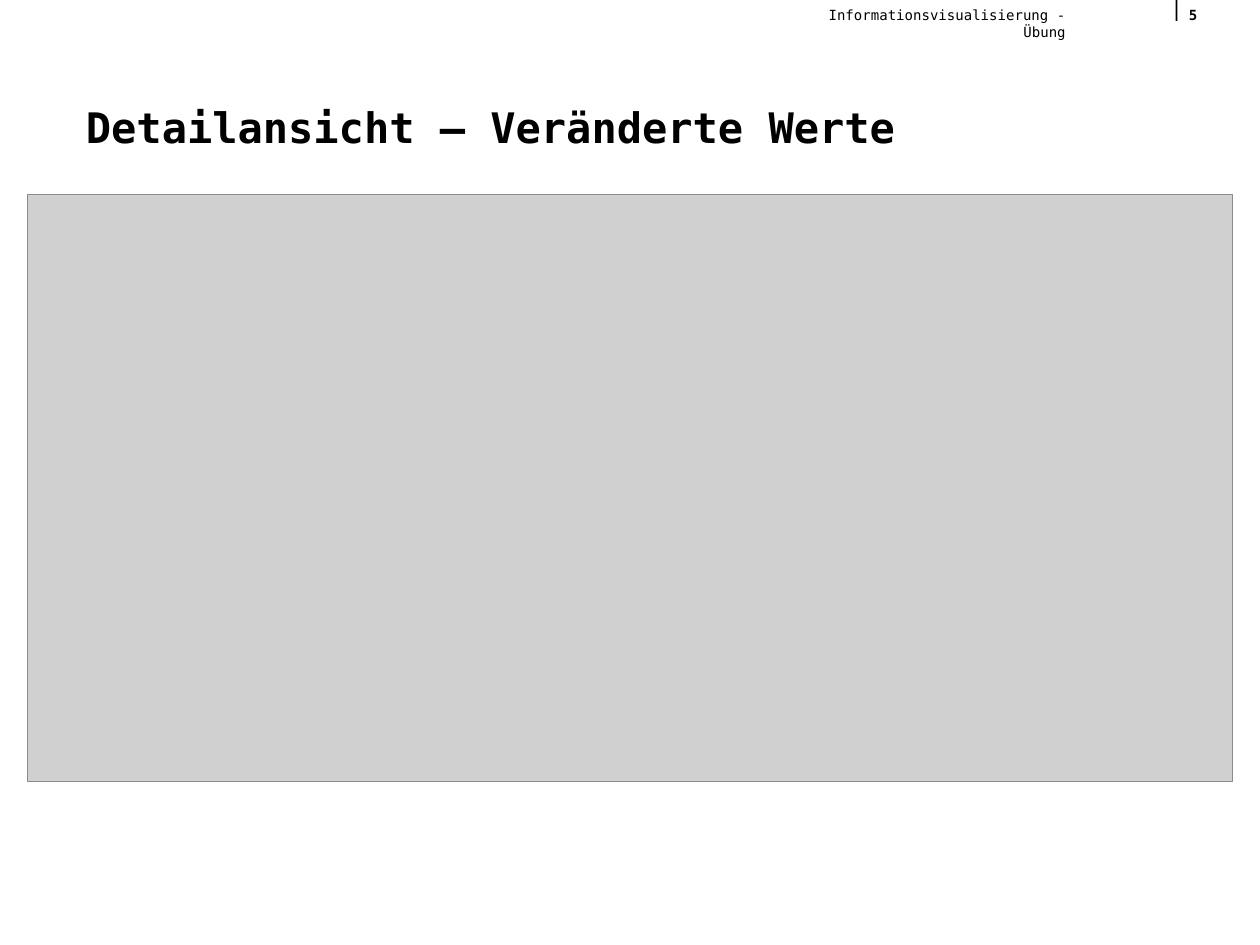
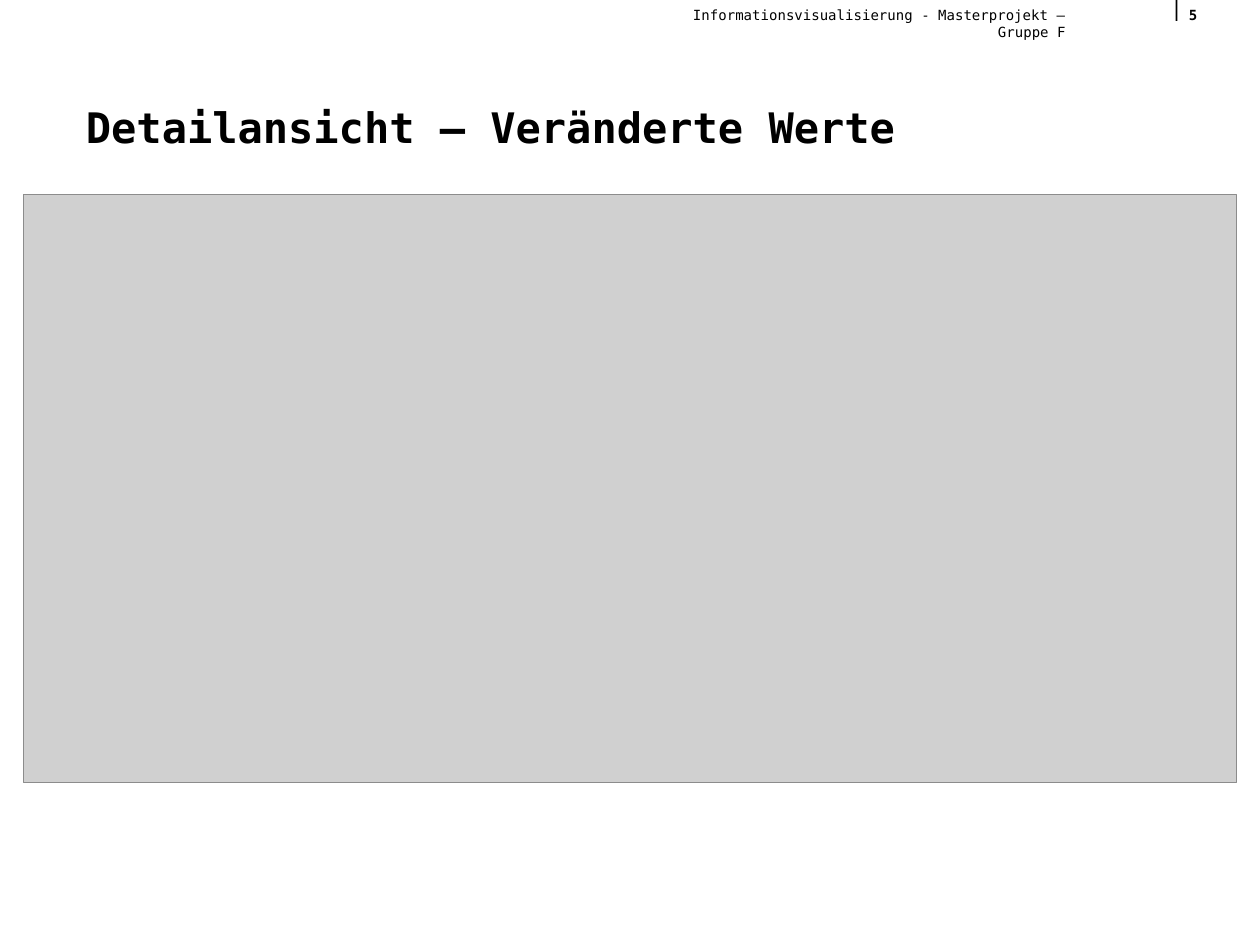
Before and after one commit to Lemovar/InfoVis, a slide deck: slide 5 of Projektpräsentation_Gruppe_F.pptx. Drawn at 1260x945 pixels with LibreOffice and Linux fonts; fonts in the diff are those of the drawing; grey boxes stand for pictures; background and template pictures are left out. Boxes give left, top, right and bottom in pixels: in the first picture for what was removed or moved away, otherwise in the second. Text is boxed around its words. In the diff, an @@ line names an element or a change of style, - is before the commit and + after.

```diff
--- a/Projektpräsentation_Gruppe_F.pptx
+++ b/Projektpräsentation_Gruppe_F.pptx
@@ text at (x1=693, y1=9, x2=1065, y2=40): text changed @@
-Informationsvisualisierung - Übung
+Informationsvisualisierung - Masterprojekt – Gruppe F
@@ picture resized from (x1=28, y1=195, x2=1234, y2=782) to (x1=24, y1=195, x2=1237, y2=784) @@
```
Also in this commit, not shown: 8 other slides changed, 3 other files.
